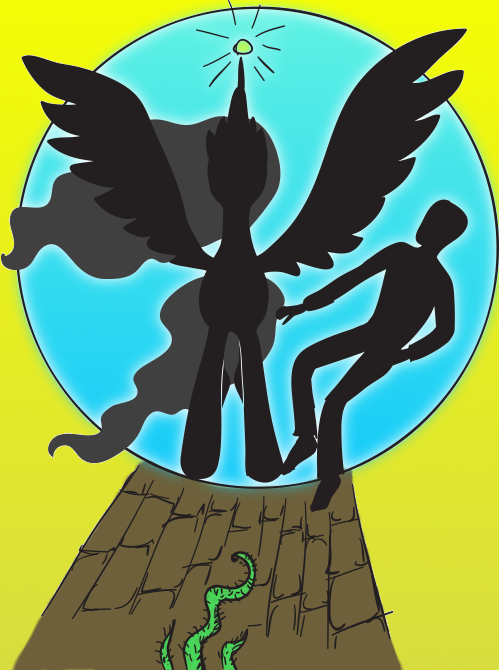
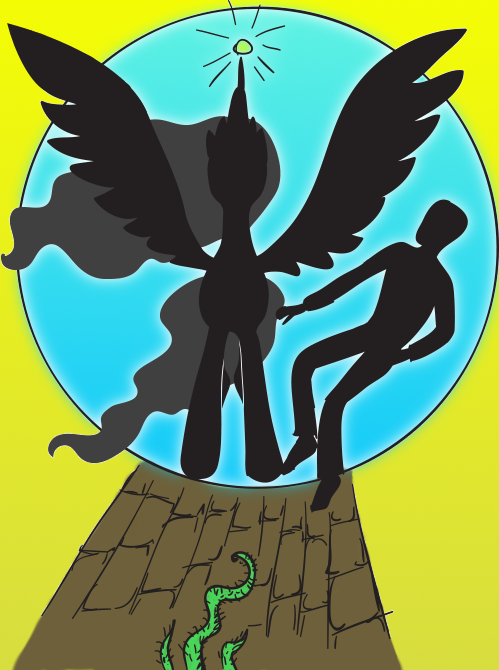
Revision of a layered (499, 670) image; what changed, layer by layer:
painted on "Vector Smart Object" over <box>7,23,147,113</box>
